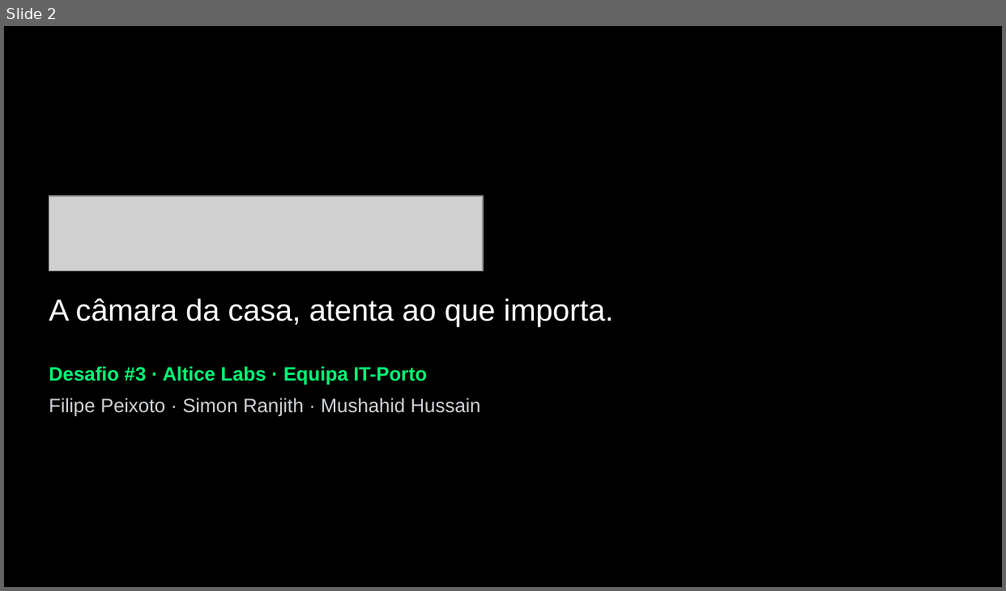
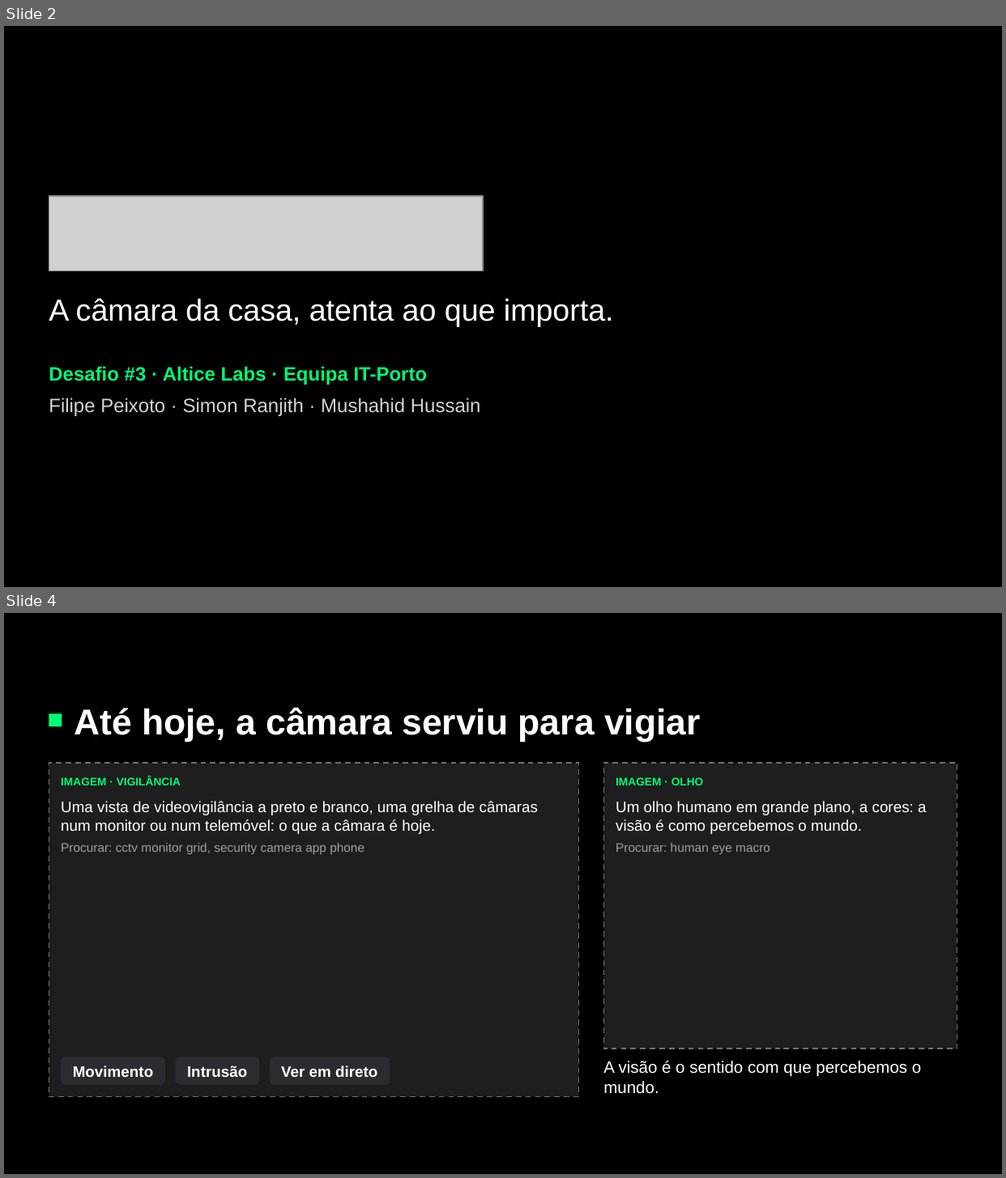
Before and after one commit to F1lipe01/hackathon-techweek, a slide deck: deliverables/deck/ThingTracker - Pitch 5 min.pptx. Shown one above the other, each under a label of ours: slide 2 before the commit, slides 2 and 4 after it; the slides between them are not shown. The pictures are 1006x591 and 1006x1178 pixels, drawn with LibreOffice and Linux fonts; fonts in the diff are those of the drawing; grey boxes stand for pictures; background and template pictures are left out. Boxes give left, top, right and bottom in pixels: in the first picture for what was removed or moved away, otherwise in the second. Text is boxed around its words. In the diff, an @@ line names an element or a change of style, - is before the commit and + after.

```diff
--- a/deliverables/deck/ThingTracker - Pitch 5 min.pptx
+++ b/deliverables/deck/ThingTracker - Pitch 5 min.pptx
@@ slide 4 added at [4,613,1002,1174], background #000000 @@
@@ text added at [74,707,701,742], 26 pt, text #FFFFFF, bold @@
+Até hoje, a câmara serviu para vigiar
@@ rectangle added at [49,713,62,726], fill #00FC75 @@
@@ rectangle added at [49,763,579,1097], fill #1E1E1E, outline #6B6F75 1 pt dashed @@
@@ text added at [61,777,181,786], 8 pt, text #00FC75, bold @@
+IMAGEM · VIGILÂNCIA
@@ rectangle added at [603,763,957,1049], fill #1E1E1E, outline #6B6F75 1 pt dashed @@
@@ text added at [616,777,704,786], 8 pt, text #00FC75, bold @@
+IMAGEM · OLHO
@@ text added at [61,801,538,834], 11 pt, text #FFFFFF @@
+Uma vista de videovigilância a preto e branco, uma grelha de câmaras num monitor ou num telemóvel: o que a câmara é hoje.
@@ text added at [616,801,926,834], 11 pt, text #FFFFFF @@
+Um olho humano em grande plano, a cores: a visão é como percebemos o mundo.
@@ text added at [61,843,364,854], 9 pt, text #9AA0A6 @@
+Procurar: cctv monitor grid, security camera app phone
@@ text added at [616,843,770,854], 9 pt, text #9AA0A6 @@
+Procurar: human eye macro
@@ rounded rectangle added at [61,1057,166,1085], fill #2A2C31 @@
@@ text added at [73,1066,153,1077], 11 pt, text #FFFFFF, bold @@
+Movimento
@@ rounded rectangle added at [176,1057,259,1085], fill #2A2C31 @@
@@ text added at [187,1066,247,1077], 11 pt, text #FFFFFF, bold @@
+Intrusão
@@ rounded rectangle added at [270,1057,390,1085], fill #2A2C31 @@
@@ text added at [281,1066,377,1077], 11 pt, text #FFFFFF, bold @@
+Ver em direto
@@ text added at [603,1061,921,1094], 12 pt, text #FFFFFF @@
+A visão é o sentido com que percebemos o mundo.
```
Also in this commit, not shown: 4 other slides added, 2 slides removed, 3 other files.
